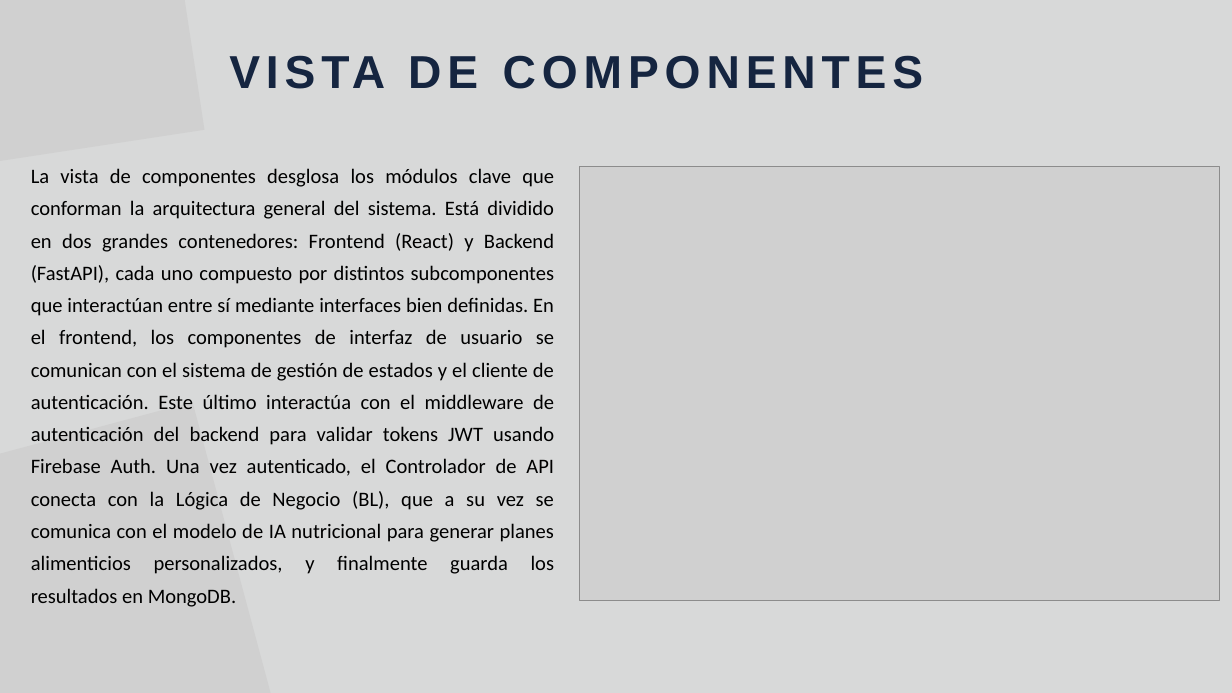
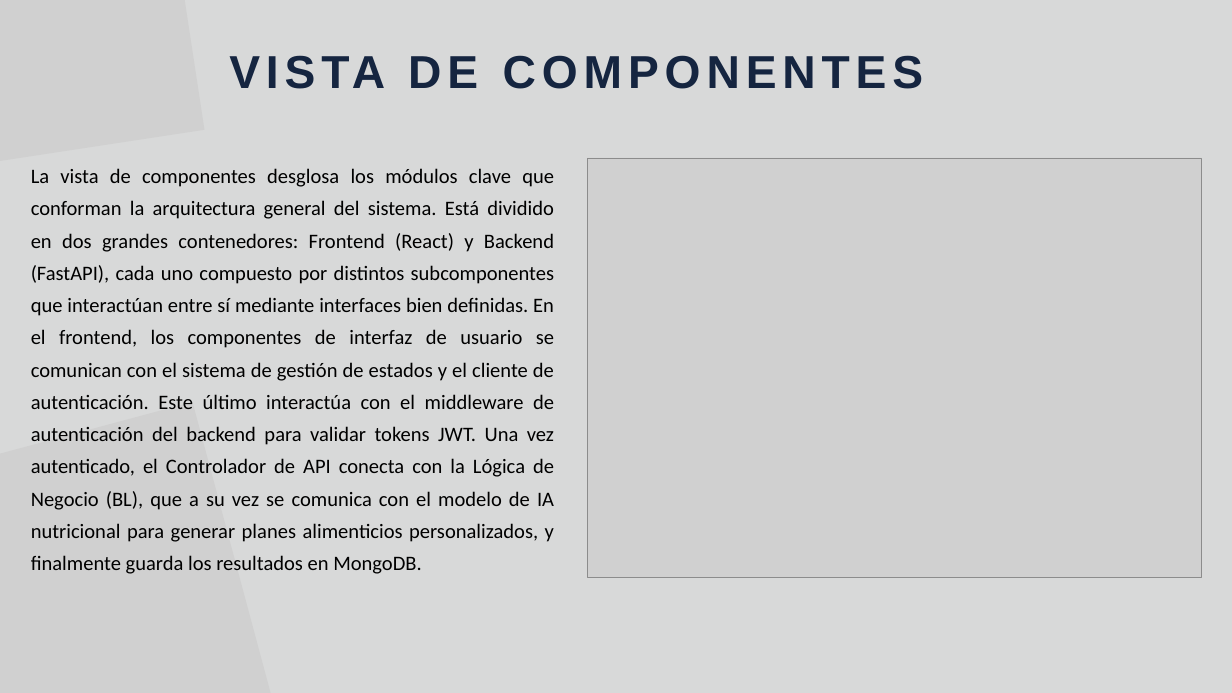
Before and after one commit to Jucer74/SoftwareArchitecture, a slide deck: slide 6 of Project/Views/NutrIA.views.pptx (slide 5 before the commit). Drawn at 1232x693 pixels with LibreOffice and Linux fonts; fonts in the diff are those of the drawing; grey boxes stand for pictures. Boxes give left, top, right and bottom in pixels: in the first picture for what was removed or moved away, otherwise in the second. Text is boxed around its words. In the diff, an @@ line names an element or a change of style, - is before the commit and + after.

```diff
--- a/Project/Views/NutrIA.views.pptx
+++ b/Project/Views/NutrIA.views.pptx
@@ text at box(31, 168, 554, 574): text changed @@
-La vista de componentes desglosa los módulos clave que conforman la arquitectura general del sistema. Está dividido en dos grandes contenedores: Frontend (React) y Backend (FastAPI), cada uno compuesto por distintos subcomponentes que interactúan entre sí mediante interfaces bien definidas. En el frontend, los componentes de interfaz de usuario se comunican con el sistema de gestión de estados y el cliente de autenticación. Este último interactúa con el middleware de autenticación del backend para validar tokens JWT usando Firebase Auth. Una vez autenticado, el Controlador de API conecta con la Lógica de Negocio (BL), que a su vez se comunica con el modelo de IA nutricional para generar planes alimenticios personalizados, y finalmente guarda los resultados en MongoDB.
+La vista de componentes desglosa los módulos clave que conforman la arquitectura general del sistema. Está dividido en dos grandes contenedores: Frontend (React) y Backend (FastAPI), cada uno compuesto por distintos subcomponentes que interactúan entre sí mediante interfaces bien definidas. En el frontend, los componentes de interfaz de usuario se comunican con el sistema de gestión de estados y el cliente de autenticación. Este último interactúa con el middleware de autenticación del backend para validar tokens JWT. Una vez autenticado, el Controlador de API conecta con la Lógica de Negocio (BL), que a su vez se comunica con el modelo de IA nutricional para generar planes alimenticios personalizados, y finalmente guarda los resultados en MongoDB.
@@ picture: place and size @@
-picture at box(579, 167, 1219, 601)
+picture at box(587, 158, 1201, 577)
```
Also in this commit, not shown: 6 other slides changed, 7 slides added, 1 slide removed.
